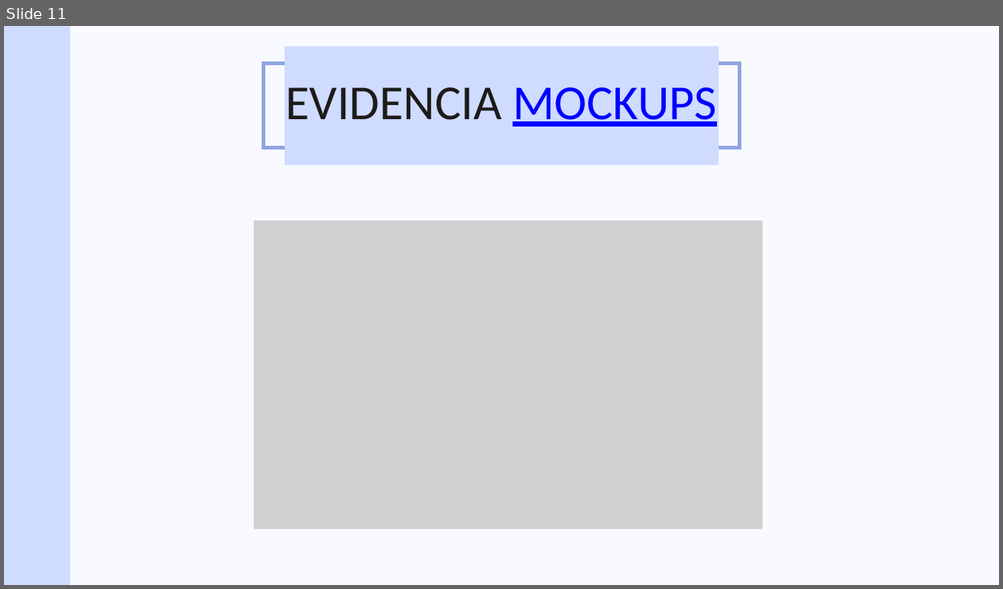
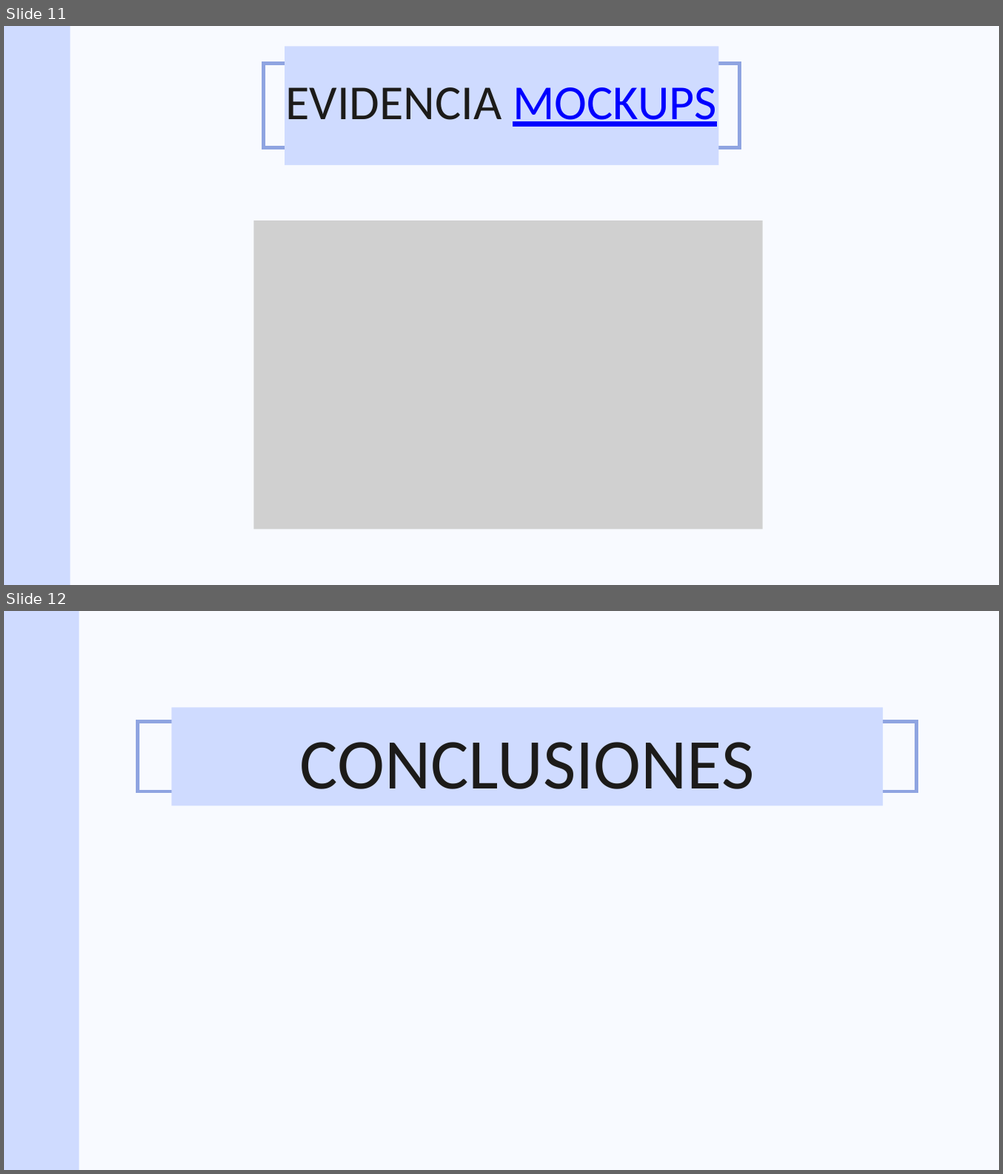
Before and after one commit to viremolcoy/Voila, a slide deck: Fase 1/Evidencias Grupales/Presentación Proyecto.pptx. Shown one above the other, each under a label of ours: slide 11 before the commit, slides 11 and 12 after it. The pictures are 1003x589 and 1003x1174 pixels, drawn with LibreOffice and Linux fonts; fonts in the diff are those of the drawing; grey boxes stand for pictures. Boxes give left, top, right and bottom in pixels: in the first picture for what was removed or moved away, otherwise in the second. Text is boxed around its words. In the diff, an @@ line names an element or a change of style, - is before the commit and + after.

```diff
--- a/Fase 1/Evidencias Grupales/Presentación Proyecto.pptx
+++ b/Fase 1/Evidencias Grupales/Presentación Proyecto.pptx
@@ slide 12 added at box(4, 611, 999, 1170), background #F8FAFF @@
@@ rectangle added at box(4, 611, 79, 1170), fill #CFDBFF @@
@@ rectangle added at box(171, 707, 882, 806), fill #CFDBFF @@
@@ freeform shape added at box(137, 722, 916, 792), outline #8FA4E1 5.25 pt @@
@@ text added at box(300, 742, 754, 789), 103.4 pt, text #1C1B19 @@
+CONCLUSIONES
```
Also in this commit, not shown: 1 slide changed, 1 slide removed.
